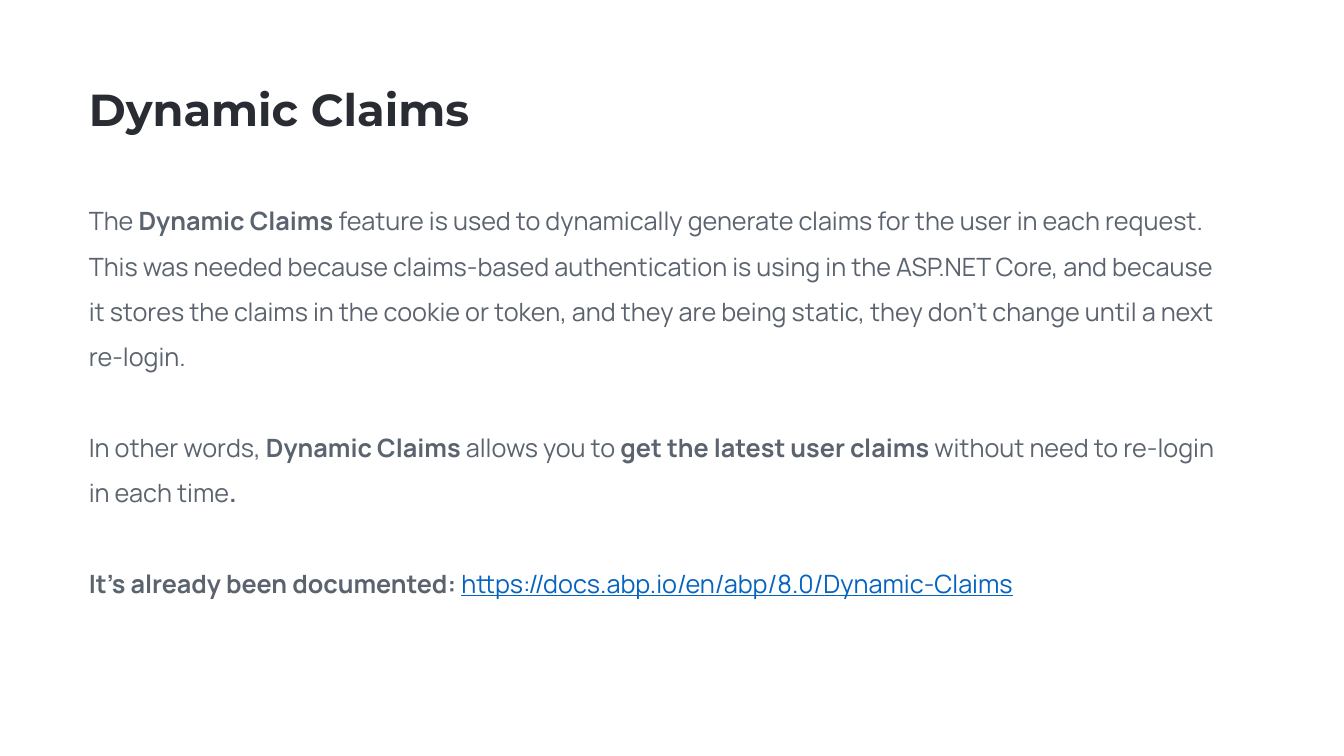
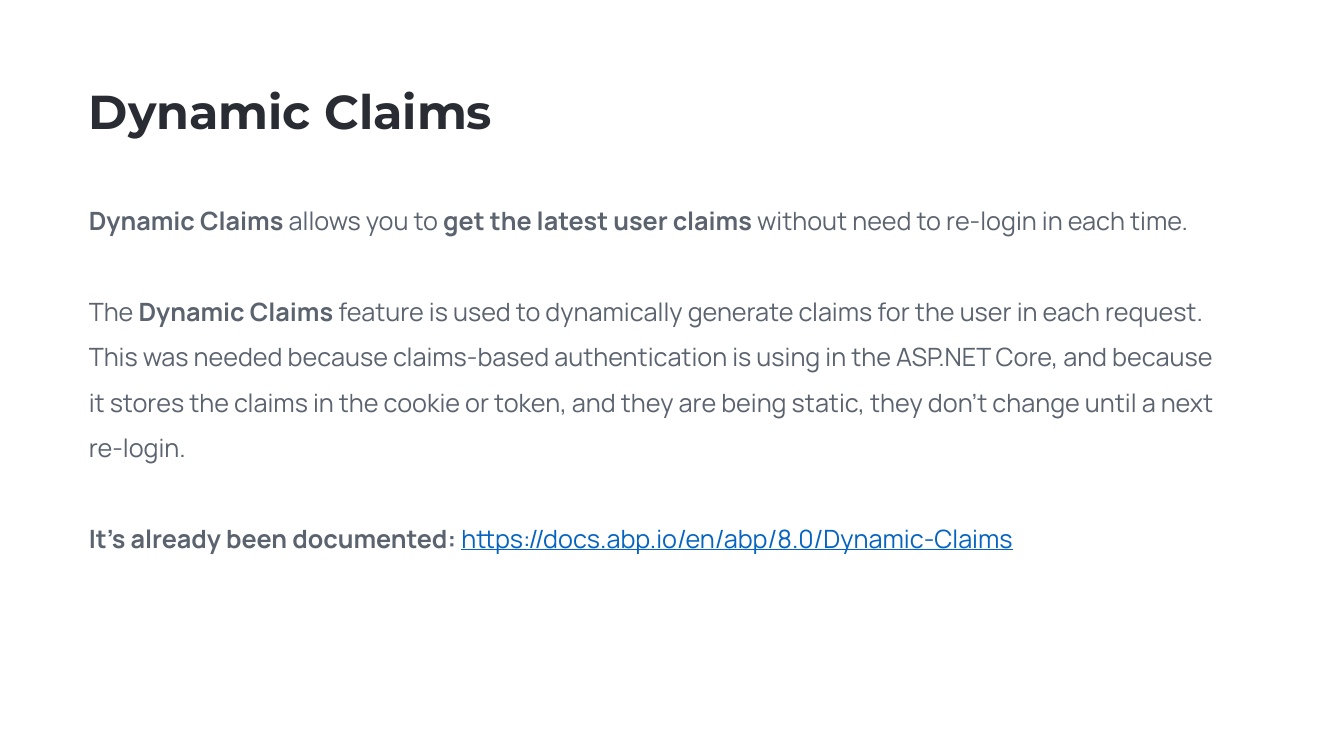
Before and after one commit to EngincanV/presentations, a slide deck: slide 5 of ABP/Community-Talks-2023.8/Community-Talks-2023.8.pptx. Drawn at 1344x756 pixels with LibreOffice and Linux fonts; fonts in the diff are those of the drawing; background and template pictures are left out. Boxes give left, top, right and bottom in pixels: in the first picture for what was removed or moved away, otherwise in the second. Text is boxed around its words. In the diff, an @@ line names an element or a change of style, - is before the commit and + after.

```diff
--- a/ABP/Community-Talks-2023.8/Community-Talks-2023.8.pptx
+++ b/ABP/Community-Talks-2023.8/Community-Talks-2023.8.pptx
@@ text "Dynamic Claims" at (x1=89, y1=91, x2=492, y2=139): size 32 to 34 pt @@
@@ text at (x1=89, y1=211, x2=1188, y2=237): paragraph added @@
+Dynamic Claims allows you to get the latest user claims without need to re-login in each time.
@@ text at (x1=89, y1=438, x2=1214, y2=503): paragraph removed @@
-In other words, Dynamic Claims allows you to get the latest user claims without need to re-login in each time.
```
Also in this commit, not shown: 9 other slides changed, 1 slide added, 1 slide removed, 1 other file.
